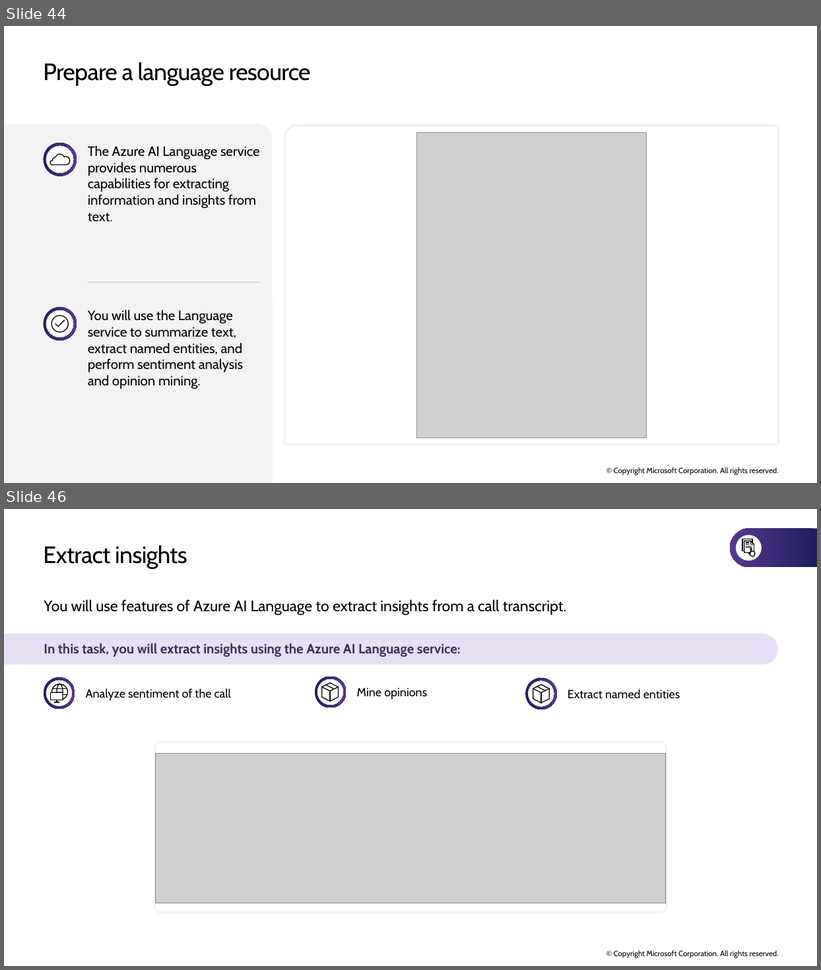
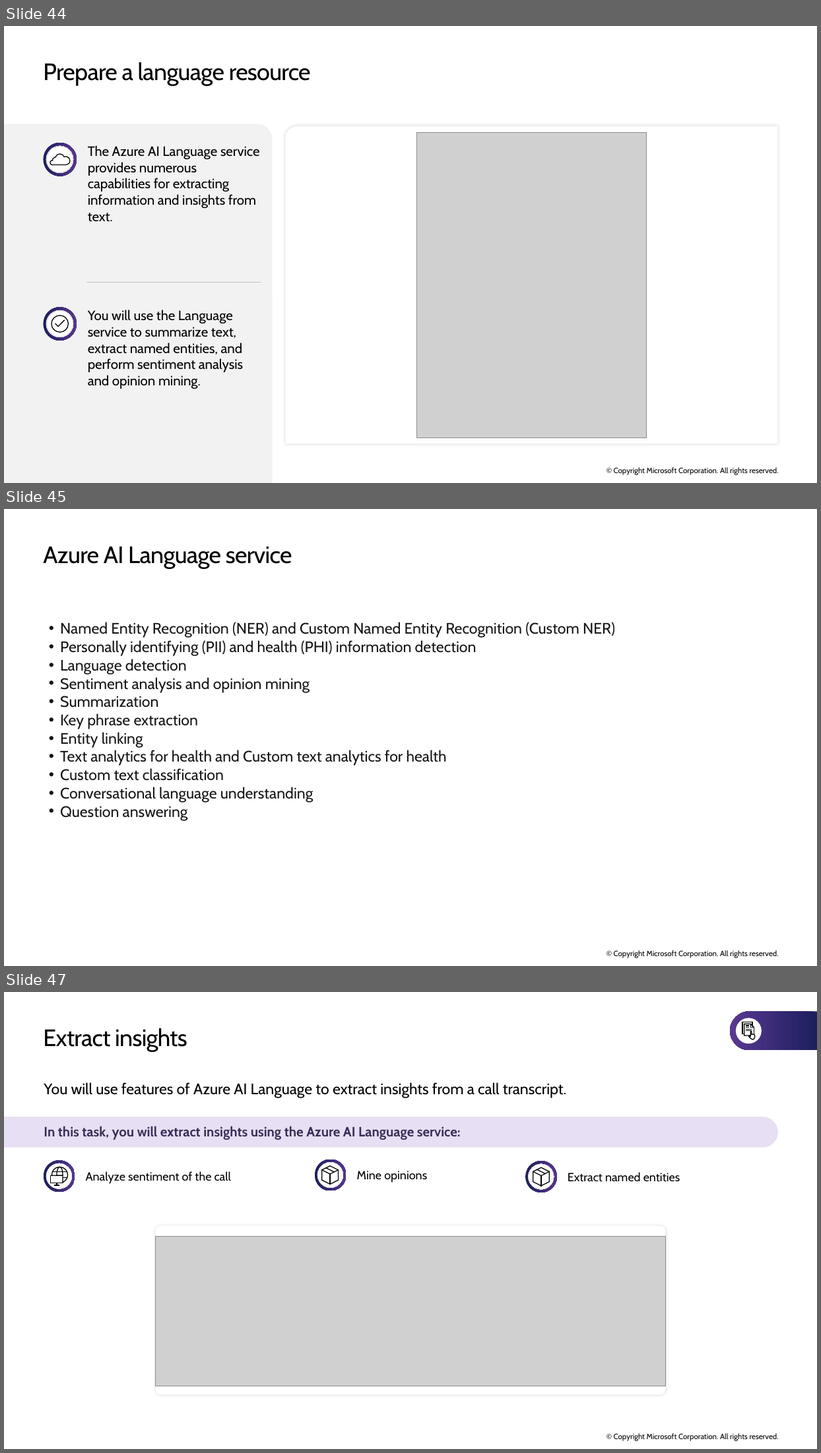
Before and after one commit to microsoft/TechExcel-Implementing-automation-practices-using-Azure-OpenAI, a slide deck: slides/Lab Slides.pptx. Shown one above the other, each under a label of ours: slides 44 and 46 before the commit, slides 44, 45 and 47 after it; the slides between them are not shown. The pictures are 821x970 and 821x1453 pixels, drawn with LibreOffice and Linux fonts; fonts in the diff are those of the drawing; grey boxes stand for pictures. Boxes give left, top, right and bottom in pixels: in the first picture for what was removed or moved away, otherwise in the second. Text is boxed around its words. In the diff, an @@ line names an element or a change of style, - is before the commit and + after.

```diff
--- a/slides/Lab Slides.pptx
+++ b/slides/Lab Slides.pptx
@@ slide 45 added at (4,509,817,966), background #FFFFFF; not listed: 1 template element that a slide beside it also shows @@
@@ title added at (43,547,292,568), 28 pt, text #000000 @@
+Azure AI Language service
@@ text added at (60,622,615,821), 18 pt, text #161616 @@
+• Named Entity Recognition (NER) and Custom Named Entity Recognition (Custom NER)
+• Personally identifying (PII) and health (PHI) information detection
+• Language detection
+• Sentiment analysis and opinion mining
+• Summarization
+• Key phrase extraction
+• Entity linking
+• Text analytics for health and Custom text analytics for health
+• Custom text classification
+• Conversational language understanding
+• Question answering
@@ what was slide 46 is now slide 47 @@
```
Also in this commit, not shown: 1 slide changed.
